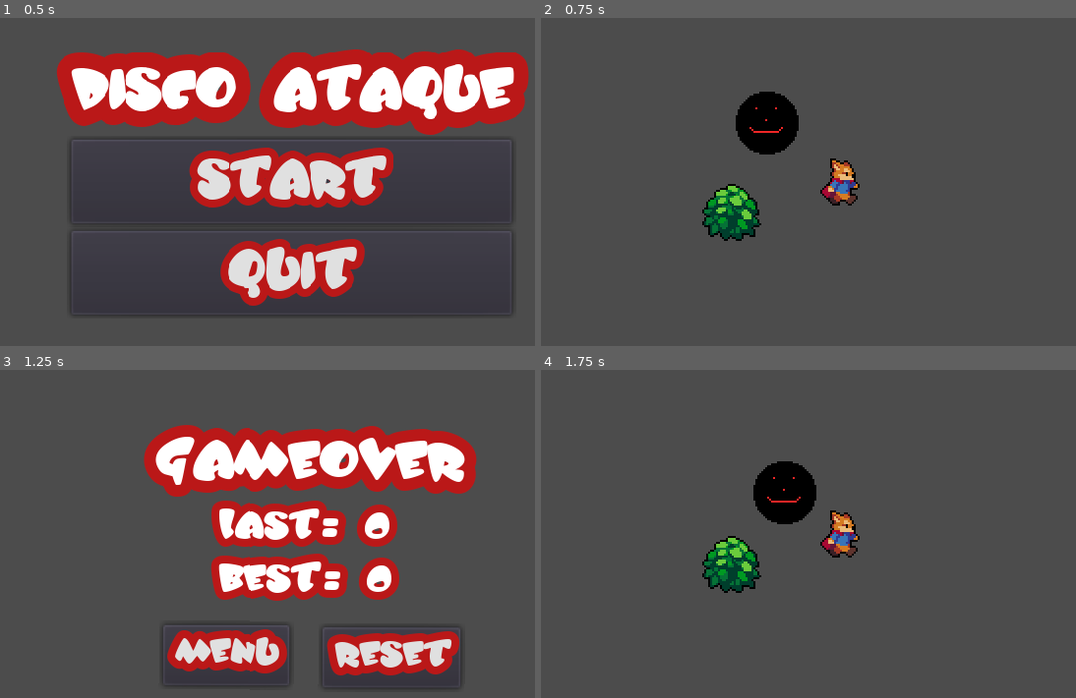
Above: before the commit, frames 1-4 (two rows, left to right).
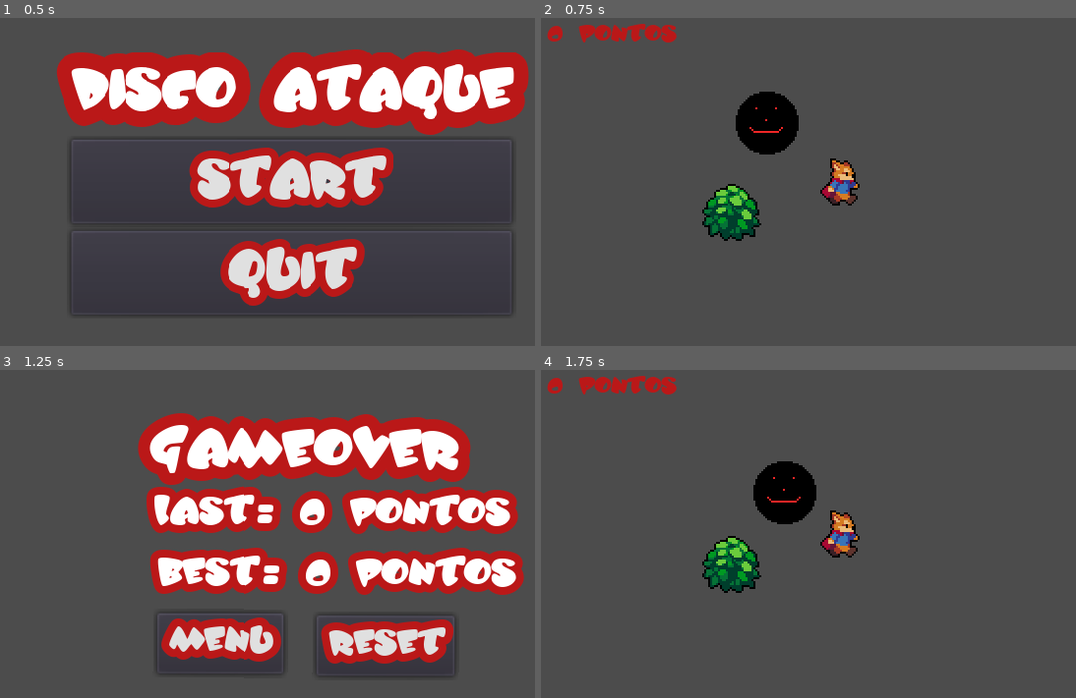
Above: after the commit, the same moments.

Repository: JudeuBugado/disco-ataque
Game: Godot game, scene res://Menu.tscn
The game is run twice, just before and just after one commit, with the same random seed, the same clock (stepped at 60 frames per second) and the same inputs.
Inputs:
- Up to frame 1 (0.5 s): no input
- Up to frame 2 (0.75 s): click "START" at 0.5 s
- Up to frame 3 (1.25 s): no input
- Up to frame 4 (1.75 s): click "RESET" at 1.25 s

Frame 1 is identical in both runs. In frame 2, 0.8% of the frame differs, in the area x 1-26%, y 1-8%; in frame 3, 32%, in the area x 25-98%, y 13-98%; in frame 4, 0.8%.

Commit message:
Commit 3
Sistema de pontos

Diff:
--- /dev/null
+++ b/BestP.gd
@@ -0,0 +1,5 @@
+extends Label
+
+
+func _process(delta):
+	self.text = "BEST: " + String(Global.RecordPontuacao) + " PONTOS"
--- a/GAMEOVER.tscn
+++ b/GAMEOVER.tscn
@@ -1,7 +1,9 @@
-[gd_scene load_steps=6 format=2]
+[gd_scene load_steps=8 format=2]
 
 [ext_resource path="res://Control.gd" type="Script" id=1]
 [ext_resource path="res://JELLYBELLY.TTF" type="DynamicFontData" id=2]
+[ext_resource path="res://LastP.gd" type="Script" id=3]
+[ext_resource path="res://BestP.gd" type="Script" id=4]
 
 [sub_resource type="DynamicFont" id=3]
 size = 24
@@ -24,8 +26,10 @@
 [node name="Control" type="Control"]
 anchor_right = 1.0
 anchor_bottom = 1.0
-margin_top = 33.0
-margin_bottom = 33.0
+margin_left = -3.0
+margin_top = 27.0
+margin_right = -3.0
+margin_bottom = 27.0
 rect_rotation = 0.109255
 script = ExtResource( 1 )
 
@@ -53,21 +57,23 @@
 custom_fonts/font = SubResource( 2 )
 text = "GAMEOVER"
 
-[node name="Label2" type="Label" parent="."]
-margin_left = 115.0
-margin_top = 38.0
-margin_right = 202.0
-margin_bottom = 65.0
+[node name="LastP" type="Label" parent="."]
+margin_left = 85.0704
+margin_top = 36.8379
+margin_right = 172.07
+margin_bottom = 63.8379
 custom_fonts/font = SubResource( 4 )
 text = "LAST: 0"
+script = ExtResource( 3 )
 
-[node name="Label3" type="Label" parent="."]
-margin_left = 115.0
-margin_top = 65.0
-margin_right = 202.0
-margin_bottom = 92.0
+[node name="BestP" type="Label" parent="."]
+margin_left = 87.1295
+margin_top = 67.834
+margin_right = 175.13
+margin_bottom = 94.834
 custom_fonts/font = SubResource( 4 )
 text = "BEST: 0"
+script = ExtResource( 4 )
 
 [connection signal="pressed" from="RESET" to="." method="_on_RESET_pressed"]
 [connection signal="pressed" from="MENU" to="." method="_on_MENU_pressed"]
--- /dev/null
+++ b/Global.gd
@@ -0,0 +1,5 @@
+extends Node
+
+
+var pontuacao = 0
+var RecordPontuacao = 0
--- /dev/null
+++ b/HUD.tscn
@@ -0,0 +1,27 @@
+[gd_scene load_steps=4 format=2]
+
+[ext_resource path="res://JELLYBELLY.TTF" type="DynamicFontData" id=1]
+[ext_resource path="res://LabelPontuação.gd" type="Script" id=2]
+
+[sub_resource type="DynamicFont" id=3]
+outline_color = Color( 0.733333, 0.0980392, 0.0980392, 1 )
+use_mipmaps = true
+font_data = ExtResource( 1 )
+
+[node name="HUD" type="Node"]
+
+[node name="Control" type="Control" parent="."]
+margin_right = 40.0
+margin_bottom = 40.0
+
+[node name="LabelP" type="Label" parent="Control"]
+anchor_right = 1.0
+anchor_bottom = 1.0
+margin_left = 7.0
+margin_top = 5.0
+margin_right = 34.0
+margin_bottom = 5.0
+custom_colors/font_color = Color( 0.733333, 0.0980392, 0.0980392, 1 )
+custom_fonts/font = SubResource( 3 )
+text = "0 PONTOS"
+script = ExtResource( 2 )
--- a/KinematicBody2D.gd
+++ b/KinematicBody2D.gd
@@ -2,7 +2,11 @@
 
 var velocidade = Vector2.ZERO
 var direcao = Vector2.ZERO
+var pontuacao = 0
 export var aceleracao =2
+
+func _ready():
+	Global.pontuacao = 0
 
 func get_input():
 	direcao.y = int(Input.is_action_pressed("ui_down"))-int(Input.is_action_pressed("ui_up"))
@@ -13,11 +17,19 @@
 	else:
 		velocidade.x=0
 		velocidade.y=0
-	print(velocidade)
+	#print(velocidade)
 func _physics_process(delta):
 	get_input()
 	velocidade = move_and_slide(velocidade)
 
 func player_morrer():
 	$".".queue_free()
+	if Global.pontuacao > Global.RecordPontuacao:
+		Global.RecordPontuacao = Global.pontuacao
+
 	get_tree().change_scene("res://GAMEOVER.tscn")
+
+
+func _on_TimerPontuao_timeout():
+	Global.pontuacao += 1
+	print(String(Global.pontuacao) + "PONTOS")
--- /dev/null
+++ b/LabelPontuação.gd
@@ -0,0 +1,5 @@
+extends Label
+
+
+func _process(delta):
+	self.text = String(Global.pontuacao) + " PONTOS"
--- /dev/null
+++ b/LastP.gd
@@ -0,0 +1,5 @@
+extends Label
+
+
+func _process(delta):
+	self.text = "LAST: " + String(Global.pontuacao) + " PONTOS"
--- /dev/null
+++ b/Node2D.gd
@@ -0,0 +1 @@
+extends Node2D
--- a/Node2D.tscn
+++ b/Node2D.tscn
@@ -1,9 +1,11 @@
-[gd_scene load_steps=7 format=2]
+[gd_scene load_steps=9 format=2]
 
 [ext_resource path="res://Action RPG Resources/World/Bush.png" type="Texture" id=1]
 [ext_resource path="res://Action RPG Resources/Player/Player.png" type="Texture" id=2]
 [ext_resource path="res://KinematicBody2D.gd" type="Script" id=3]
 [ext_resource path="res://Disco.tscn" type="PackedScene" id=4]
+[ext_resource path="res://HUD.tscn" type="PackedScene" id=5]
+[ext_resource path="res://Node2D.gd" type="Script" id=6]
 
 [sub_resource type="CircleShape2D" id=1]
 
@@ -11,6 +13,7 @@
 
 [node name="Node2D" type="Node2D"]
 rotation = 0.00012037
+script = ExtResource( 6 )
 
 [node name="Bush" type="Sprite" parent="."]
 position = Vector2( 101, 104 )
@@ -79,3 +82,10 @@
 shape = SubResource( 2 )
 
 [node name="discoFeliz" parent="." instance=ExtResource( 4 )]
+
+[node name="TimerPontuação" type="Timer" parent="."]
+autostart = true
+
+[node name="HUD" parent="." instance=ExtResource( 5 )]
+
+[connection signal="timeout" from="TimerPontuação" to="Player" method="_on_TimerPontuao_timeout"]
--- a/project.godot
+++ b/project.godot
@@ -14,6 +14,10 @@
 run/main_scene="res://Menu.tscn"
 run/flush_stdout_on_print=true
 config/icon="res://icon.png"
+
+[autoload]
+
+Global="*res://Global.gd"
 
 [display]
 
